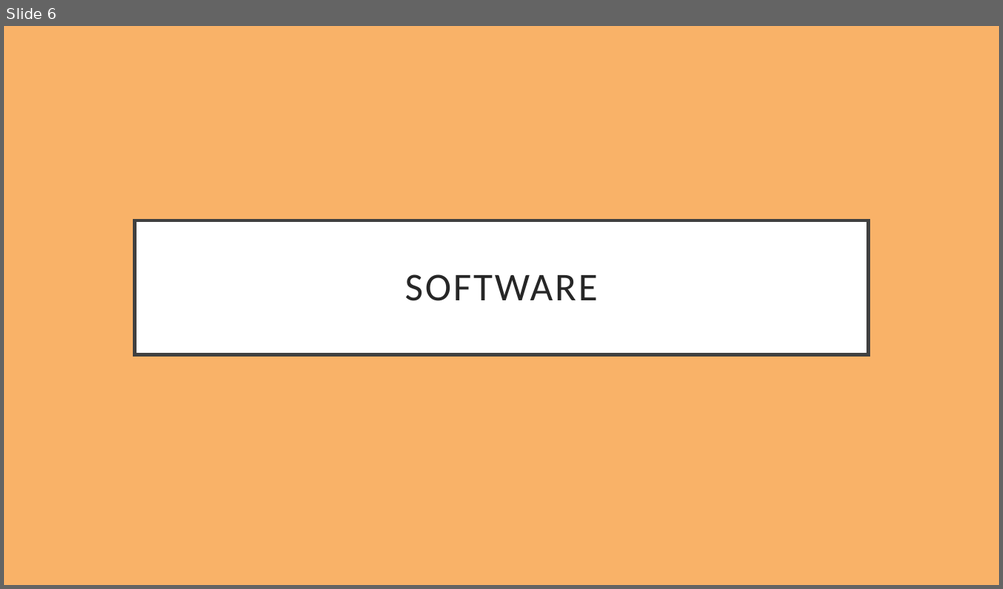
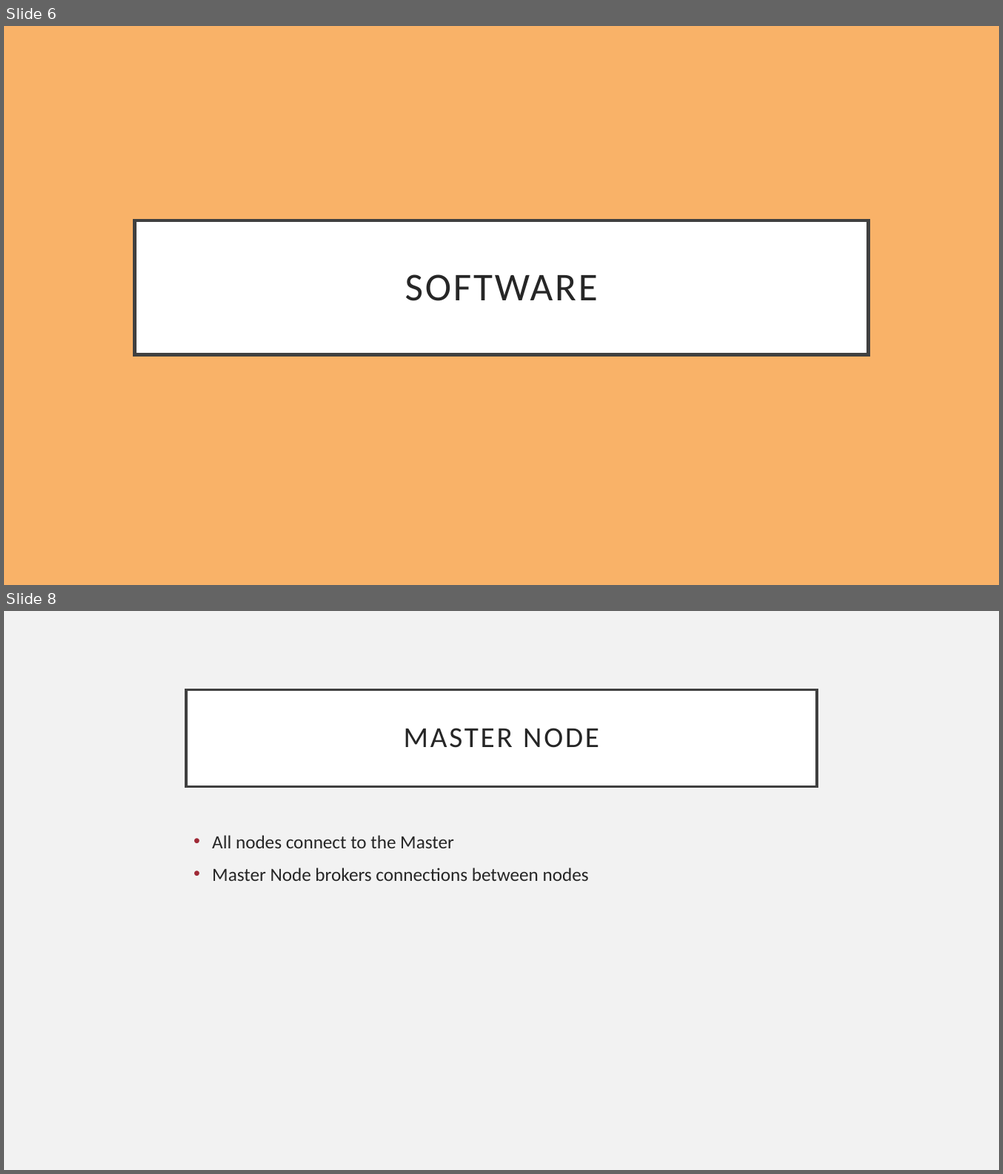
Before and after one commit to rush2sk8/Intel-Edison-PS, a slide deck: presentation.pptx. Shown one above the other, each under a label of ours: slide 6 before the commit, slides 6 and 8 after it; the slides between them are not shown. The pictures are 1003x589 and 1003x1174 pixels, drawn with LibreOffice and Linux fonts; fonts in the diff are those of the drawing. Boxes give left, top, right and bottom in pixels: in the first picture for what was removed or moved away, otherwise in the second. Text is boxed around its words. In the diff, an @@ line names an element or a change of style, - is before the commit and + after.

```diff
--- a/presentation.pptx
+++ b/presentation.pptx
@@ slide 8 added at [4, 611, 999, 1170], background #F2F2F2 @@
@@ title added at [186, 689, 817, 786], fill #FFFFFF, outline #404040 2.5 pt, 28 pt, text #262626 @@
+MASTER NODE
@@ text added at [212, 835, 589, 881], 18 pt, text #262626 @@
+• All nodes connect to the Master
+• Master Node brokers connections between nodes
```
Also in this commit, not shown: 2 slides changed, 2 other files.
